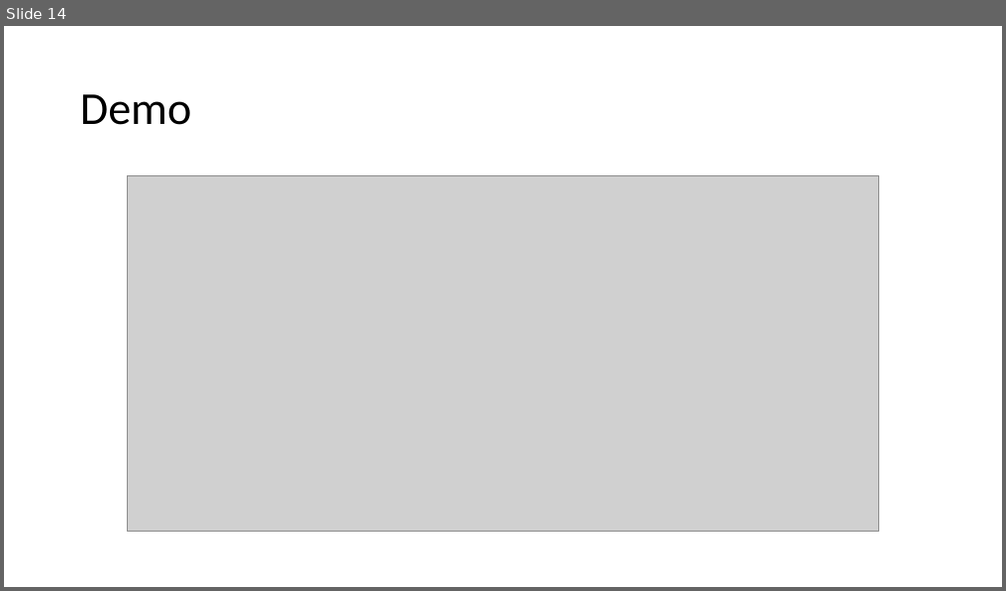
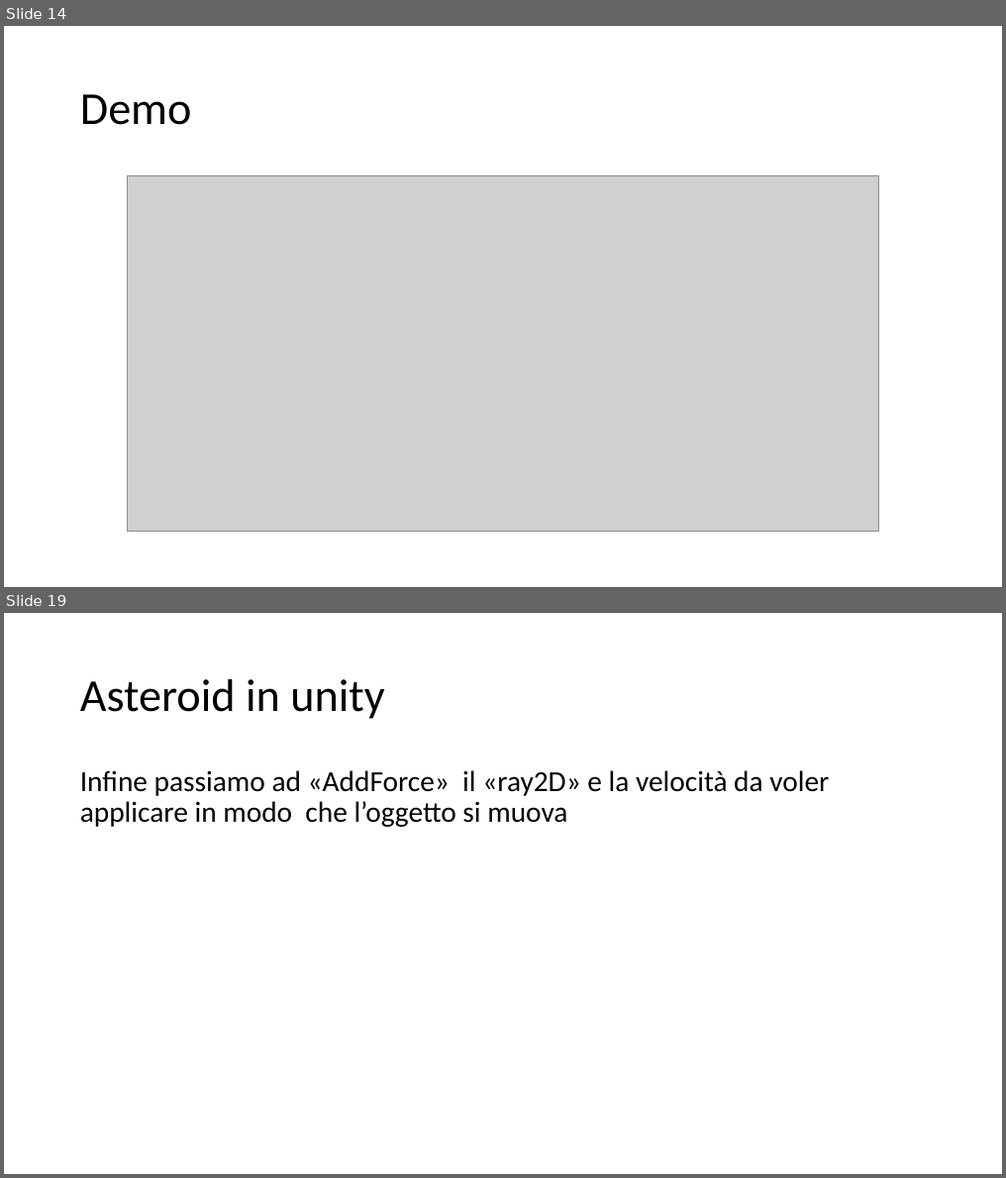
Before and after one commit to Lucio8493/Don-tDie, a slide deck: Progetto sistemi.pptx. Shown one above the other, each under a label of ours: slide 14 before the commit, slides 14 and 19 after it; the slides between them are not shown. The pictures are 1006x591 and 1006x1178 pixels, drawn with LibreOffice and Linux fonts; fonts in the diff are those of the drawing; grey boxes stand for pictures. Boxes give left, top, right and bottom in pixels: in the first picture for what was removed or moved away, otherwise in the second. Text is boxed around its words. In the diff, an @@ line names an element or a change of style, - is before the commit and + after.

Commit message:
Modificato il file "Progetto sistemi" aggiungendo la parte riguardante unity

```diff
--- a/Progetto sistemi.pptx
+++ b/Progetto sistemi.pptx
@@ slide 19 added at [4, 613, 1002, 1174], background #FFFFFF @@
@@ title added at [80, 679, 384, 719], 44 pt, text #000000 @@
+Asteroid in unity
@@ text added at [80, 770, 829, 827], 28 pt, text #000000 @@
+Infine passiamo ad «AddForce» il «ray2D» e la velocità da voler applicare in modo che l’oggetto si muova
```
Also in this commit, not shown: 11 slides changed, 9 other slides added, 5 other files.
